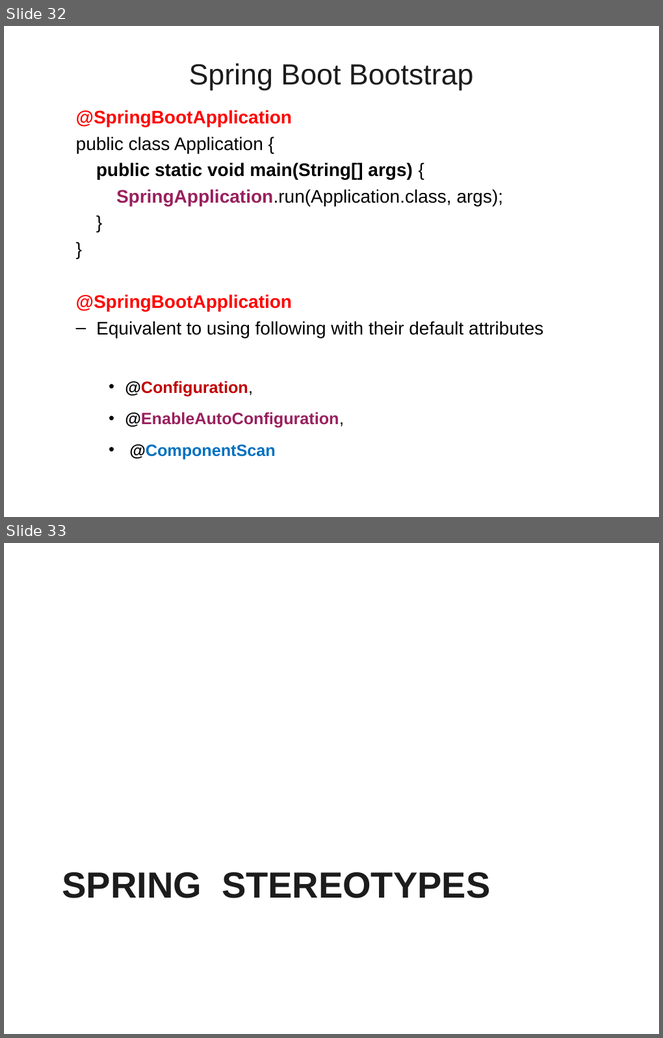
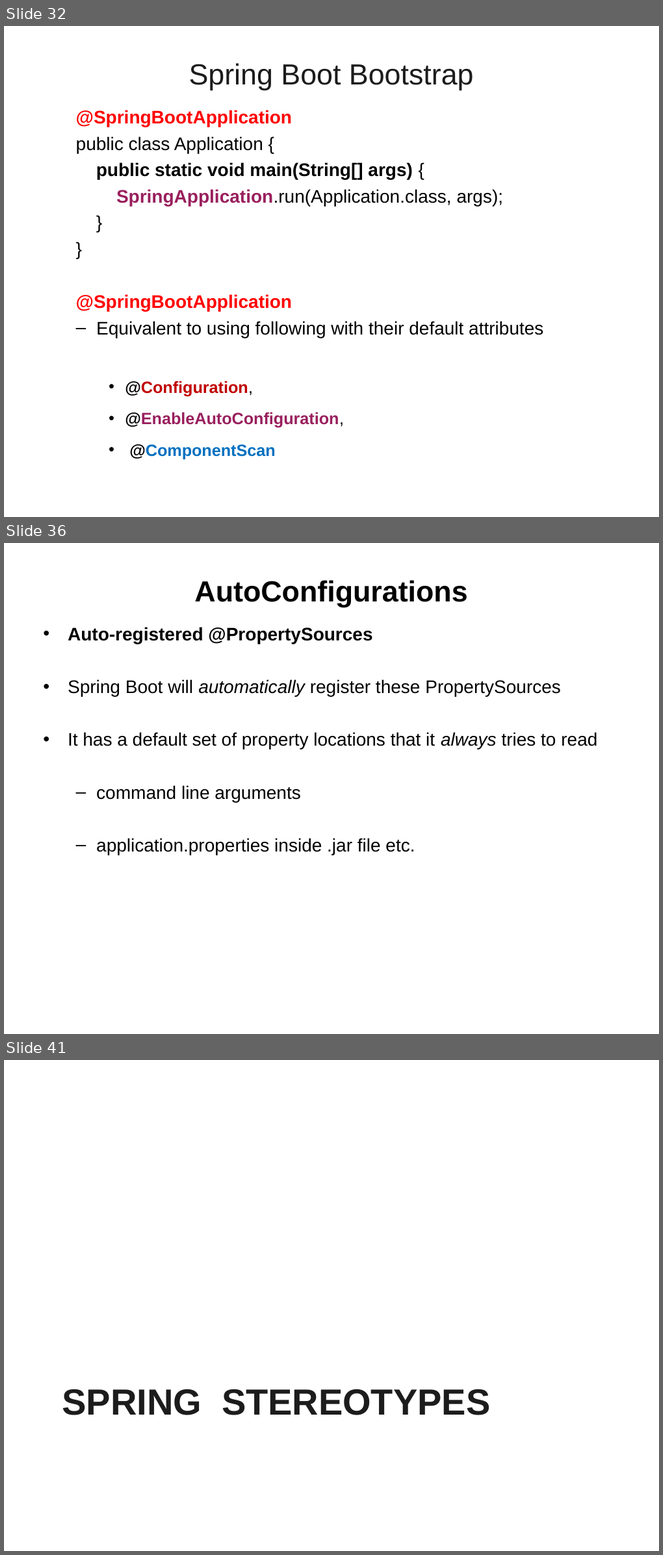
Before and after one commit to vatsanTraining/corejava, a slide deck: SpringBoot_Module1.ppt. Shown one above the other, each under a label of ours: slides 32 and 33 before the commit, slides 32, 36 and 41 after it; the slides between them are not shown. The pictures are 663x1038 and 663x1555 pixels, drawn with LibreOffice and Linux fonts; fonts in the diff are those of the drawing; background and template pictures are left out. Boxes give left, top, right and bottom in pixels: in the first picture for what was removed or moved away, otherwise in the second. Text is boxed around its words. In the diff, an @@ line names an element or a change of style, - is before the commit and + after.

```diff
--- a/SpringBoot_Module1.ppt
+++ b/SpringBoot_Module1.ppt
@@ slide 36 added at box(4, 543, 659, 1034), background picture (left out) @@
@@ title added at box(194, 580, 467, 607), 32 pt, text #000000, bold @@
+AutoConfigurations
@@ text added at box(68, 627, 597, 855), 20 pt, text #000000 @@
+• Auto-registered @PropertySources
+• Spring Boot will automatically register these PropertySources
+• It has a default set of property locations that it always tries to read
+  – command line arguments
+  – application.properties inside .jar file etc.
@@ what was slide 33 is now slide 41 @@
```
Also in this commit, not shown: 1 slide changed, 7 other slides added.
